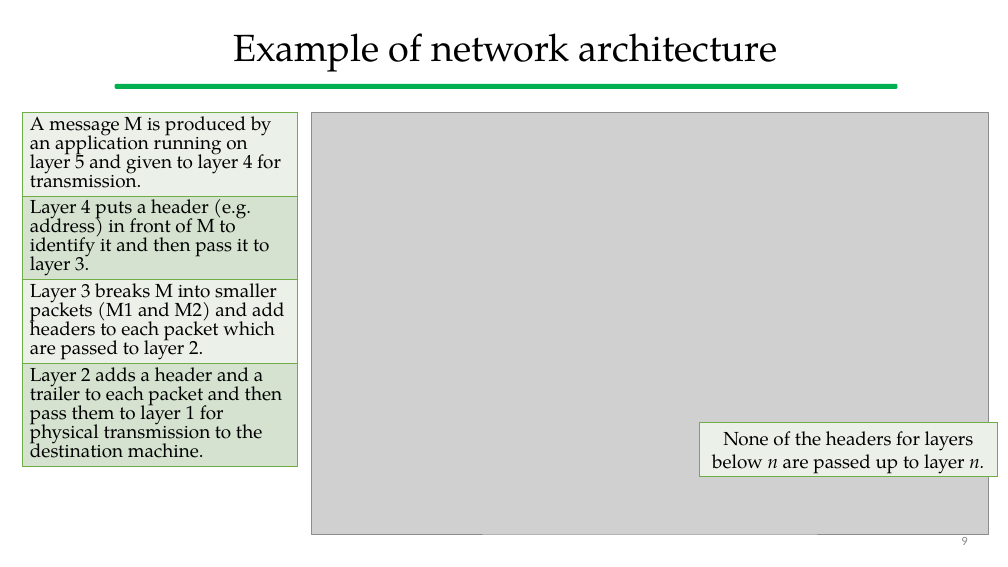
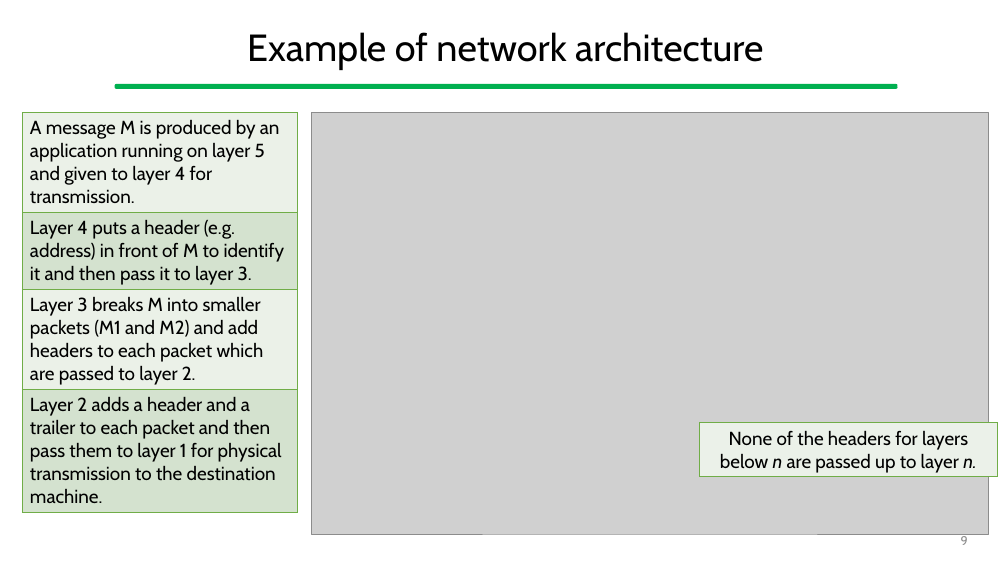
Before and after one commit to gcappon/bwthw, a slide deck: slide 9 of theory_04-fundamentals_of_computer_networks/theory_04-fundamentals_of_computer_networks.pptx. Drawn at 1008x567 pixels with LibreOffice and Linux fonts; fonts in the diff are those of the drawing; grey boxes stand for pictures. Boxes give left, top, right and bottom in pixels: in the first picture for what was removed or moved away, otherwise in the second. Text is boxed around its words. In the diff, an @@ line names an element or a change of style, - is before the commit and + after.

```diff
--- a/theory_04-fundamentals_of_computer_networks/theory_04-fundamentals_of_computer_networks.pptx
+++ b/theory_04-fundamentals_of_computer_networks/theory_04-fundamentals_of_computer_networks.pptx
@@ title "Example of network architecture" at bbox=[247, 32, 763, 70]: font TeX Gyre Pagella to Cabin @@
@@ table at bbox=[23, 113, 298, 507] @@
@@ font TeX Gyre Pagella to Cabin @@
@@ rectangle "None of the headers for ..." at bbox=[699, 423, 997, 476]: font TeX Gyre Pagella to Cabin @@
```
Also in this commit, not shown: 29 other slides changed, 1 other file.
